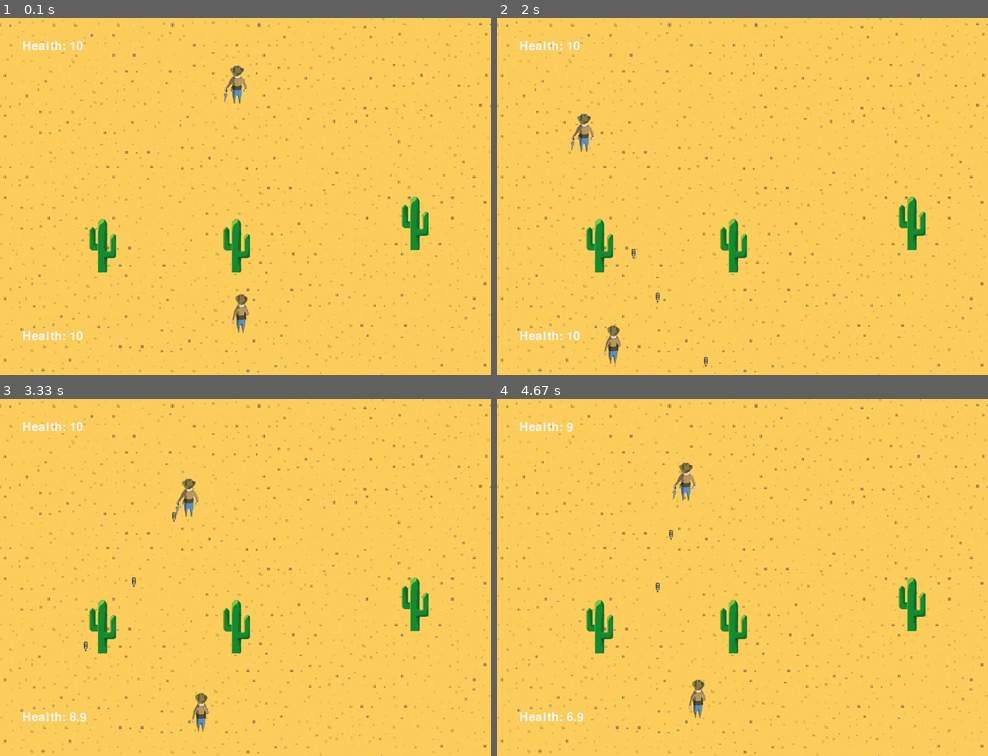
Above: before the commit, frames 1-4 (two rows, left to right).
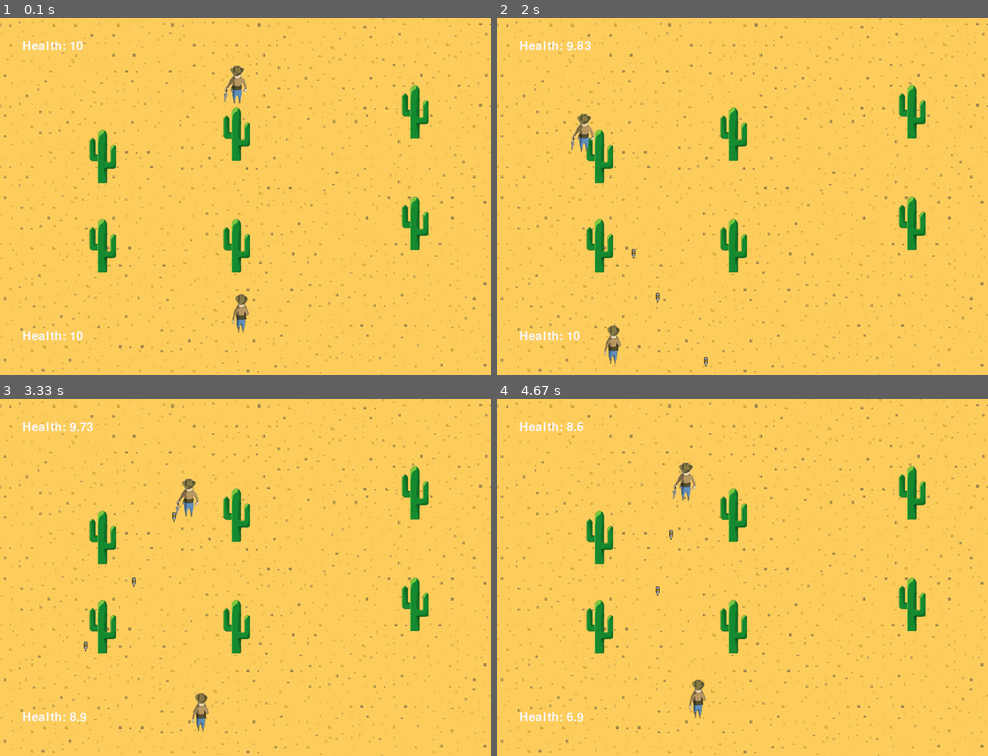
Above: after the commit, the same moments.

Repository: Ivailo2707/Pygame_Project_Cowboy
Game: pygame game, started from main.py
The game is run twice, just before and just after one commit, with the same random seed, the same clock (stepped at 60 frames per second) and the same inputs.
Inputs:
- Up to frame 1 (0.1 s): no input
- Up to frame 2 (2 s): tap Ctrl at 0.33 s; hold Left 0.67-1.2 s; hold A 0.67-1.2 s; tap Right Ctrl at 0.73, 1.03, 1.3, 1.63, 1.93 s; hold Down 1.23-1.53 s; hold S 1.23-1.53 s; hold Left 1.57-1.97 s; hold A 1.57-1.97 s
- Up to frame 3 (3.33 s): hold Up 2-2.37 s; hold W 2-2.37 s; tap Right Ctrl at 2.07, 2.47, 2.77, 3.13 s; hold Right 2.4-3.03 s; hold D 2.4-3.03 s; hold Down from 3.07 s (still down); hold S from 3.07 s (still down)
- Up to frame 4 (4.67 s): release Down at 3.43 s; release S at 3.43 s; hold Left 3.47-3.93 s; hold A 3.47-3.93 s; tap Right Ctrl at 3.53, 3.83, 4.03, 4.33, 4.53 s; tap Ctrl at 3.62 s; hold Right 3.97-4.43 s; hold D 3.97-4.43 s; hold Up from 4.47 s (still down); hold W from 4.47 s (still down)

The runs differ from the first frame. In frame 1, 1.4% of the frame differs, in the area x 18-88%, y 18-47%; in frame 2, 1.5%; in frame 3, 1.5%, in the area x 14-88%, y 6-47%; in frame 4, 1.5%.

Commit message:
Finished Side 2 covers

Diff:
--- a/Game_Controller.py
+++ b/Game_Controller.py
@@ -29,16 +29,28 @@
         self._CACTUS_SIDE_1_NUM_2_HIT = pygame.USEREVENT + 6
         self._CACTUS_SIDE_1_NUM_3_HIT = pygame.USEREVENT + 7
         self._P2_HIT = pygame.USEREVENT + 8
+        self._P2_COLLIDE_WITH_CACTUS_SIDE_2_NUMBER_1 = pygame.USEREVENT + 9
+        self._P2_COLLIDE_WITH_CACTUS_SIDE_2_NUMBER_2 = pygame.USEREVENT + 10
+        self._P2_COLLIDE_WITH_CACTUS_SIDE_2_NUMBER_3 = pygame.USEREVENT + 11
+        self._CACTUS_SIDE_2_NUM_1_HIT = pygame.USEREVENT + 12
+        self._CACTUS_SIDE_2_NUM_2_HIT = pygame.USEREVENT + 13
+        self._CACTUS_SIDE_2_NUM_3_HIT = pygame.USEREVENT + 14
         self._P1_UPDATED_HEALTH = 10
         self._P2_UPDATED_HEALTH = 10
         self._CACTUS_1_1_UPDATED_HEALTH = 5
         self._CACTUS_1_2_UPDATED_HEALTH = 5
         self._CACTUS_1_3_UPDATED_HEALTH = 5
+        self._CACTUS_2_1_UPDATED_HEALTH = 5
+        self._CACTUS_2_2_UPDATED_HEALTH = 5
+        self._CACTUS_2_3_UPDATED_HEALTH = 5
         self._winner_font = pygame.font.SysFont('comicsans', 100)
         self._caput_m = (35, 15, 13) #yes, this is an actual color lol
         self._cover_1_1 = Cactus_Cover(WIDTH - 900, HEIGHT - 300, 65, 50, PLAYER_1_IMAGE)
         self._cover_1_2 = Cactus_Cover(WIDTH - 600, HEIGHT - 350, 65, 50, PLAYER_1_IMAGE)
         self._cover_1_3 = Cactus_Cover(WIDTH - 200, HEIGHT - 400, 65, 50, PLAYER_1_IMAGE)
+        self._cover_2_1 = Cactus_Cover(WIDTH - 900, HEIGHT - 550, 65, 50, PLAYER_1_IMAGE)
+        self._cover_2_2 = Cactus_Cover(WIDTH - 600, HEIGHT - 600, 65, 50, PLAYER_1_IMAGE)
+        self._cover_2_3 = Cactus_Cover(WIDTH - 200, HEIGHT - 650, 65, 50, PLAYER_1_IMAGE)
 
     def handle_bullets(self):
         for bullet in self._P1_bullets:
@@ -67,6 +79,27 @@
                 else:
                     pass
 
+            elif self._cover_2_1.get_obstacle_rect().colliderect(bullet):
+                if self._cover_2_1.get_status():
+                    pygame.event.post(pygame.event.Event(self._CACTUS_SIDE_2_NUM_1_HIT))
+                    self._P1_bullets.remove(bullet)
+                else:
+                    pass
+
+            elif self._cover_2_2.get_obstacle_rect().colliderect(bullet):
+                if self._cover_2_2.get_status():
+                    pygame.event.post(pygame.event.Event(self._CACTUS_SIDE_2_NUM_2_HIT))
+                    self._P1_bullets.remove(bullet)
+                else:
+                    pass
+
+            elif self._cover_2_3.get_obstacle_rect().colliderect(bullet):
+                if self._cover_2_3.get_status():
+                    pygame.event.post(pygame.event.Event(self._CACTUS_SIDE_2_NUM_3_HIT))
+                    self._P1_bullets.remove(bullet)
+                else:
+                    pass
+
             elif bullet.y < 0:
                 self._P1_bullets.remove(bullet)
 
@@ -96,6 +129,28 @@
                 else:
                     pass
 
+            elif self._cover_2_1.get_obstacle_rect().colliderect(bullet):
+                if self._cover_2_1.get_status():
+                    pygame.event.post(pygame.event.Event(self._CACTUS_SIDE_2_NUM_1_HIT))
+                    self._P2_bullets.remove(bullet)
+                else:
+                    pass
+
+            elif self._cover_2_2.get_obstacle_rect().colliderect(bullet):
+                if self._cover_2_2.get_status():
+                    pygame.event.post(pygame.event.Event(self._CACTUS_SIDE_2_NUM_2_HIT))
+                    self._P2_bullets.remove(bullet)
+                else:
+                    pass
+
+            elif self._cover_2_3.get_obstacle_rect().colliderect(bullet):
+                if self._cover_2_3.get_status():
+                    pygame.event.post(pygame.event.Event(self._CACTUS_SIDE_2_NUM_3_HIT))
+                    self._P2_bullets.remove(bullet)
+                else:
+                    pass
+
+
             elif bullet.y > HEIGHT:
                 self._P2_bullets.remove(bullet)
 
@@ -108,6 +163,15 @@
 
         elif self._P1.get_rect().colliderect(self._cover_1_3.get_obstacle_rect()):
             pygame.event.post(pygame.event.Event(self._P1_COLLIDE_WITH_CACTUS_SIDE_1_NUMBER_3))
+
+        if self._P2.get_rect().colliderect(self._cover_2_1.get_obstacle_rect()):
+            pygame.event.post(pygame.event.Event(self._P2_COLLIDE_WITH_CACTUS_SIDE_2_NUMBER_1))
+
+        elif self._P2.get_rect().colliderect(self._cover_2_2.get_obstacle_rect()):
+            pygame.event.post(pygame.event.Event(self._P2_COLLIDE_WITH_CACTUS_SIDE_2_NUMBER_2))
+
+        elif self._P2.get_rect().colliderect(self._cover_2_3.get_obstacle_rect()):
+            pygame.event.post(pygame.event.Event(self._P2_COLLIDE_WITH_CACTUS_SIDE_2_NUMBER_3))
 
     def draw_bullets(self, window):
         bullet_width = 15
@@ -142,6 +206,15 @@
         if self._CACTUS_1_3_UPDATED_HEALTH <= 0:
             self._cover_1_3.remove()
 
+        if self._CACTUS_2_1_UPDATED_HEALTH <= 0:
+            self._cover_2_1.remove()
+
+        if self._CACTUS_2_2_UPDATED_HEALTH <= 0:
+            self._cover_2_2.remove()
+
+        if self._CACTUS_2_3_UPDATED_HEALTH <= 0:
+            self._cover_2_3.remove()
+
         for event in pygame.event.get():
             if event.type == pygame.QUIT:
                 run = False
@@ -178,6 +251,24 @@
                 else:
                     self._P1_UPDATED_HEALTH = self._P1_UPDATED_HEALTH
 
+            if event.type == self._P2_COLLIDE_WITH_CACTUS_SIDE_2_NUMBER_1:
+                if self._cover_2_1.get_status() == True:
+                    self._P2_UPDATED_HEALTH = self._P2.take_colission_with_cactus_damage()
+                else:
+                    self._P2_UPDATED_HEALTH = self._P2_UPDATED_HEALTH
+
+            if event.type == self._P2_COLLIDE_WITH_CACTUS_SIDE_2_NUMBER_2:
+                if self._cover_2_2.get_status() == True:
+                    self._P2_UPDATED_HEALTH = self._P2.take_colission_with_cactus_damage()
+                else:
+                    self._P2_UPDATED_HEALTH = self._P2_UPDATED_HEALTH
+
+            if event.type == self._P2_COLLIDE_WITH_CACTUS_SIDE_2_NUMBER_3:
+                if self._cover_2_3.get_status() == True:
+                    self._P2_UPDATED_HEALTH = self._P2.take_colission_with_cactus_damage()
+                else:
+                    self._P2_UPDATED_HEALTH = self._P2_UPDATED_HEALTH
+
 
             if event.type == self._P1_HIT:
                 self._P1_UPDATED_HEALTH = self._P1.take_normal_damage()
@@ -190,6 +281,15 @@
 
             if event.type == self._CACTUS_SIDE_1_NUM_3_HIT:
                 self._CACTUS_1_3_UPDATED_HEALTH = self._cover_1_3.take_bullet_damage()
+
+            if event.type == self._CACTUS_SIDE_2_NUM_1_HIT:
+                self._CACTUS_2_1_UPDATED_HEALTH = self._cover_2_1.take_bullet_damage()
+
+            if event.type == self._CACTUS_SIDE_2_NUM_2_HIT:
+                self._CACTUS_2_2_UPDATED_HEALTH = self._cover_2_2.take_bullet_damage()
+
+            if event.type == self._CACTUS_SIDE_2_NUM_3_HIT:
+                self._CACTUS_2_3_UPDATED_HEALTH = self._cover_2_3.take_bullet_damage()
 
         winner_text = ""
         if self._P2.get_health() <= 0:
@@ -204,7 +304,6 @@
         self.handle_cactus_colissions()
         self.handle_bullets()
 
-        print(self._cover_1_1.get_status(), '|', self._cover_1_2.get_status(), '|', self._cover_1_3.get_status())
 
     def get_1_curr_health(self):
         return self._P1_UPDATED_HEALTH
--- a/Player2.py
+++ b/Player2.py
@@ -52,9 +52,16 @@
         self._health -= 1
         return self._health
 
+    def take_colission_with_cactus_damage(self):
+        self._health -= 0.01
+        return self._health
+
+
     def draw_health(self, window, curr_health):
-        p1_health_text = self._health_font.render("Health: " + str(curr_health), 1, self._white)
+        p2_health_tounded = round(curr_health, 2)
+        p1_health_text = self._health_font.render("Health: " + str(p2_health_tounded), 1, self._white)
         window.blit(p1_health_text, (50, 50))
+
 
     def get_health(self):
         return self._health
--- a/main.py
+++ b/main.py
@@ -22,6 +22,9 @@
 SIDE_1_COVER_1 = Cactus_Cover(WIDTH - 900, HEIGHT - 350, 120, 60, CACTUS_IMAGE)
 SIDE_1_COVER_2 = Cactus_Cover(WIDTH - 600, HEIGHT - 350, 120, 60, CACTUS_IMAGE)
 SIDE_1_COVER_3 = Cactus_Cover(WIDTH - 200, HEIGHT - 400, 120, 60, CACTUS_IMAGE)
+SIDE_2_COVER_1 = Cactus_Cover(WIDTH - 900, HEIGHT - 550, 120, 60, CACTUS_IMAGE)
+SIDE_2_COVER_2 = Cactus_Cover(WIDTH - 600, HEIGHT - 600, 120, 60, CACTUS_IMAGE)
+SIDE_2_COVER_3 = Cactus_Cover(WIDTH - 200, HEIGHT - 650, 120, 60, CACTUS_IMAGE)
 
 DESERT = pygame.transform.scale(pygame.image.load(os.path.join('Assets', 'Desert.png')), (WIDTH, HEIGHT))
 
@@ -50,6 +53,26 @@
         background_rect = pygame.Rect(WIDTH - 900, HEIGHT - 300, 120, 60)
         WIN.blit(DESERT, (WIDTH - 900, HEIGHT - 300), background_rect)
 
+    if SIDE_2_COVER_1.get_status():
+        SIDE_2_COVER_1.draw(WIN)
+
+    elif not SIDE_2_COVER_1.get_status():
+        background_rect = pygame.Rect(WIDTH - 900, HEIGHT - 300, 120, 60)
+        WIN.blit(DESERT, (WIDTH - 900, HEIGHT - 300), background_rect)
+
+    if SIDE_2_COVER_2.get_status():
+        SIDE_2_COVER_2.draw(WIN)
+
+    elif not SIDE_2_COVER_2.get_status():
+        background_rect = pygame.Rect(WIDTH - 900, HEIGHT - 300, 120, 60)
+        WIN.blit(DESERT, (WIDTH - 900, HEIGHT - 300), background_rect)
+
+    if SIDE_2_COVER_3.get_status():
+        SIDE_2_COVER_3.draw(WIN)
+
+    elif not SIDE_2_COVER_3.get_status():
+        background_rect = pygame.Rect(WIDTH - 900, HEIGHT - 300, 120, 60)
+        WIN.blit(DESERT, (WIDTH - 900, HEIGHT - 300), background_rect)
 
     P1.draw(WIN)
     P2.draw(WIN)
